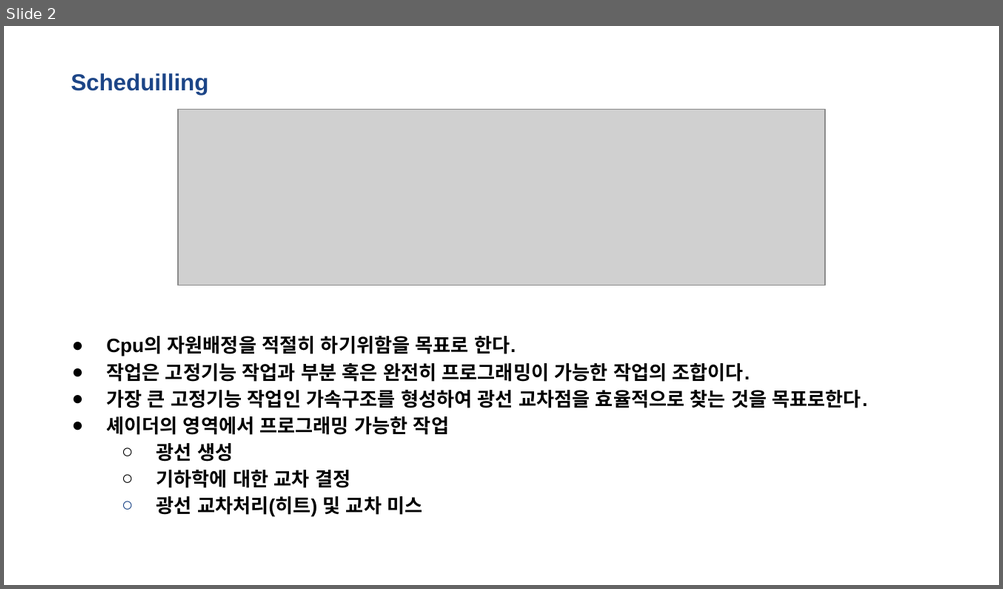
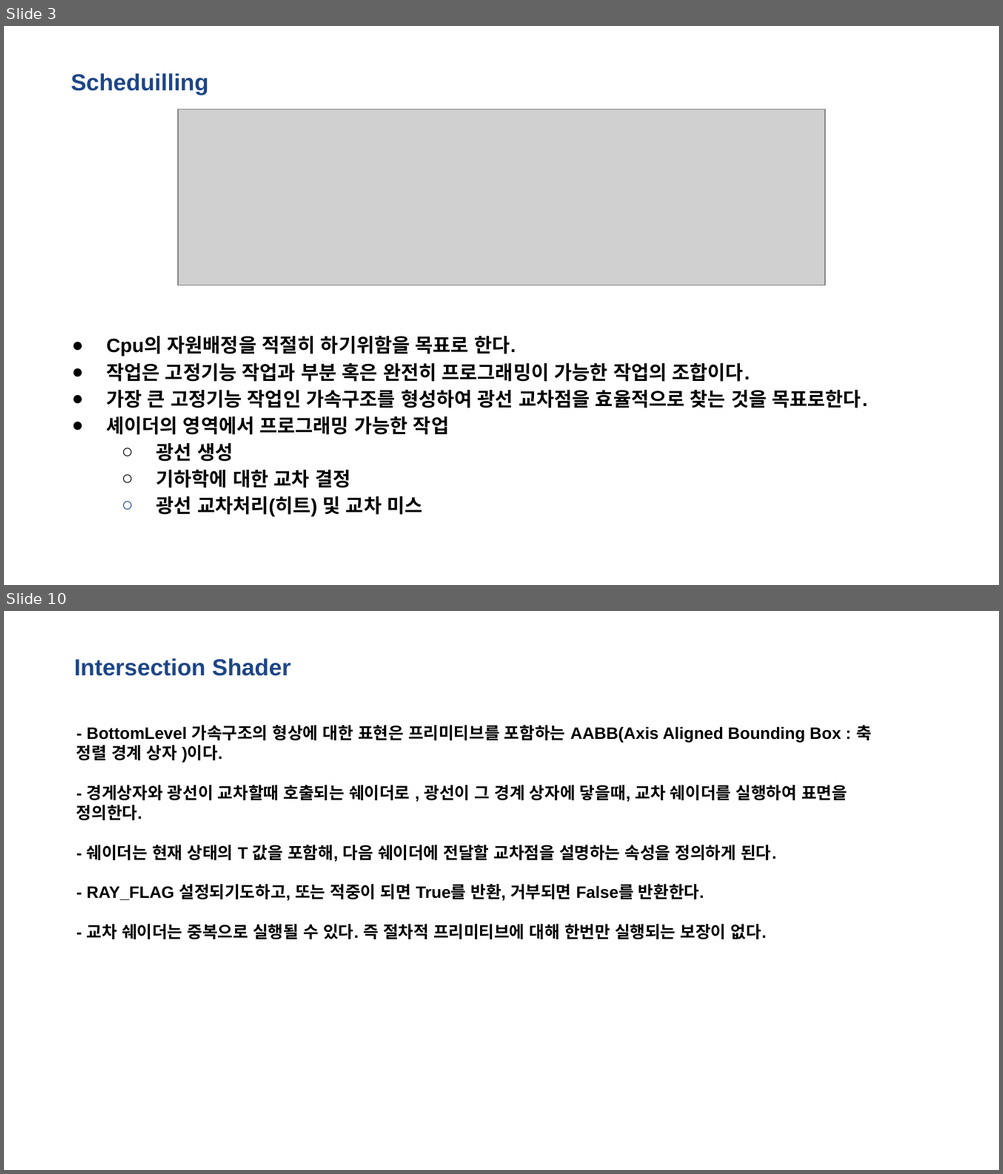
Before and after one commit to kiption/XD, a slide deck: Lab/Client/RayTracing with DirectX 12.pptx. Shown one above the other, each under a label of ours: slide 2 before the commit, slides 3 and 10 after it; the slides between them are not shown. The pictures are 1003x589 and 1003x1174 pixels, drawn with LibreOffice and Linux fonts; fonts in the diff are those of the drawing; grey boxes stand for pictures. Boxes give left, top, right and bottom in pixels: in the first picture for what was removed or moved away, otherwise in the second. Text is boxed around its words. In the diff, an @@ line names an element or a change of style, - is before the commit and + after.

Commit message:
#01-21 허재성 DXR_3
Shader
쉐이더 종류와
광선 생성, 미스, 히트, 교차 공부

```diff
--- a/Lab/Client/RayTracing with DirectX 12.pptx
+++ b/Lab/Client/RayTracing with DirectX 12.pptx
@@ slide 10 added at (4,611,999,1170), background #FFFFFF @@
@@ title added at (74,658,290,676), 16.8 pt, text #1C4587, bold @@
+Intersection Shader
@@ title added at (77,725,871,940), 12 pt, text #000000, bold @@
+- BottomLevel 가속구조의 형상에 대한 표현은 프리미티브를 포함하는 AABB(Axis Aligned Bounding Box : 축 정렬 경계 상자 )이다.
+- 경게상자와 광선이 교차할때 호출되는 쉐이더로 , 광선이 그 경계 상자에 닿을때, 교차 쉐이더를 실행하여 표면을 정의한다.
+- 쉐이더는 현재 상태의 T 값을 포함해, 다음 쉐이더에 전달할 교차점을 설명하는 속성을 정의하게 된다.
+- RAY_FLAG 설정되기도하고, 또는 적중이 되면 True를 반환, 거부되면 False를 반환한다.
+- 교차 쉐이더는 중복으로 실행될 수 있다. 즉 절차적 프리미티브에 대해 한번만 실행되는 보장이 없다.
@@ what was slide 2 is now slide 3 @@
```
Also in this commit, not shown: 3 slides changed, 9 other slides added, 1 slide removed.
